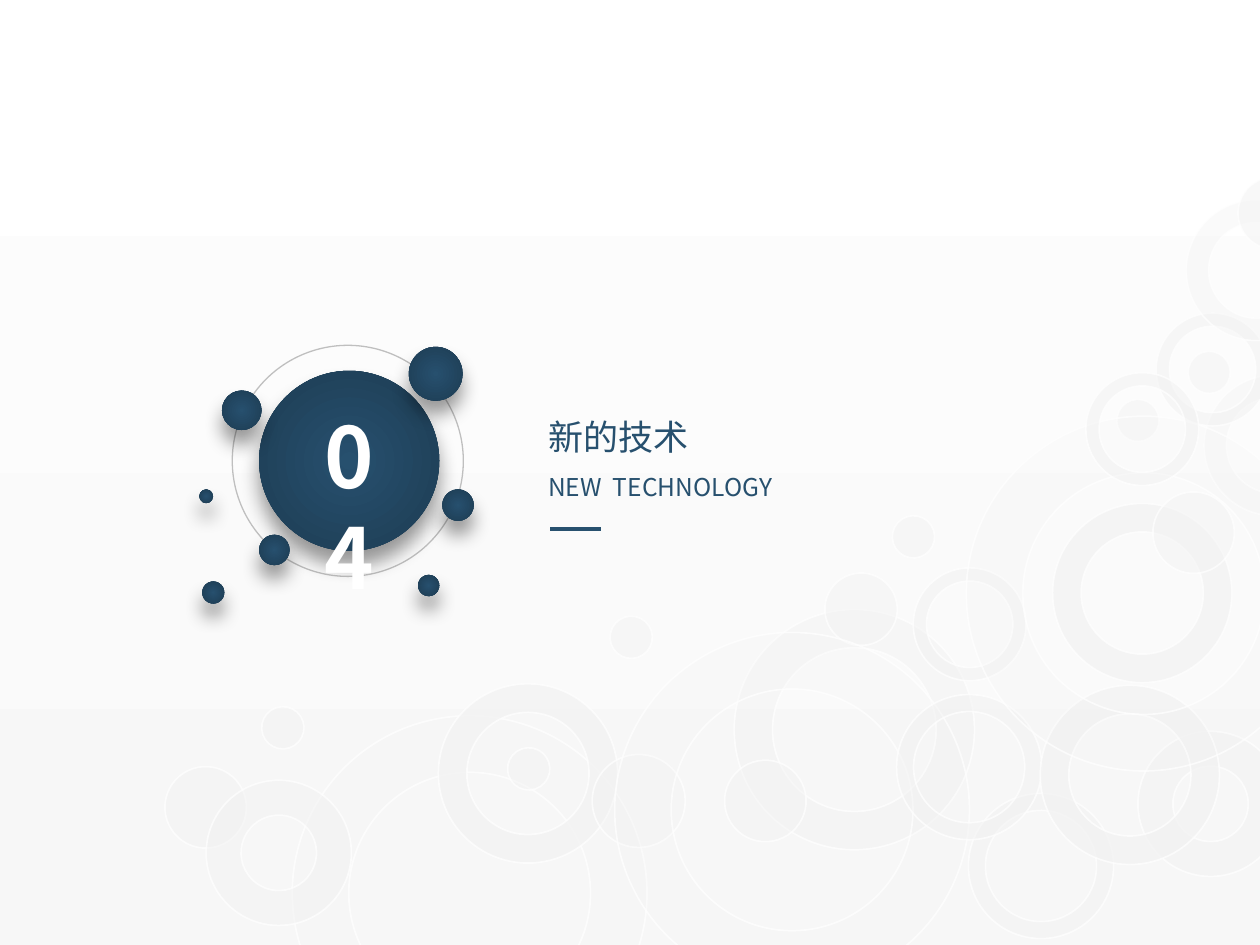
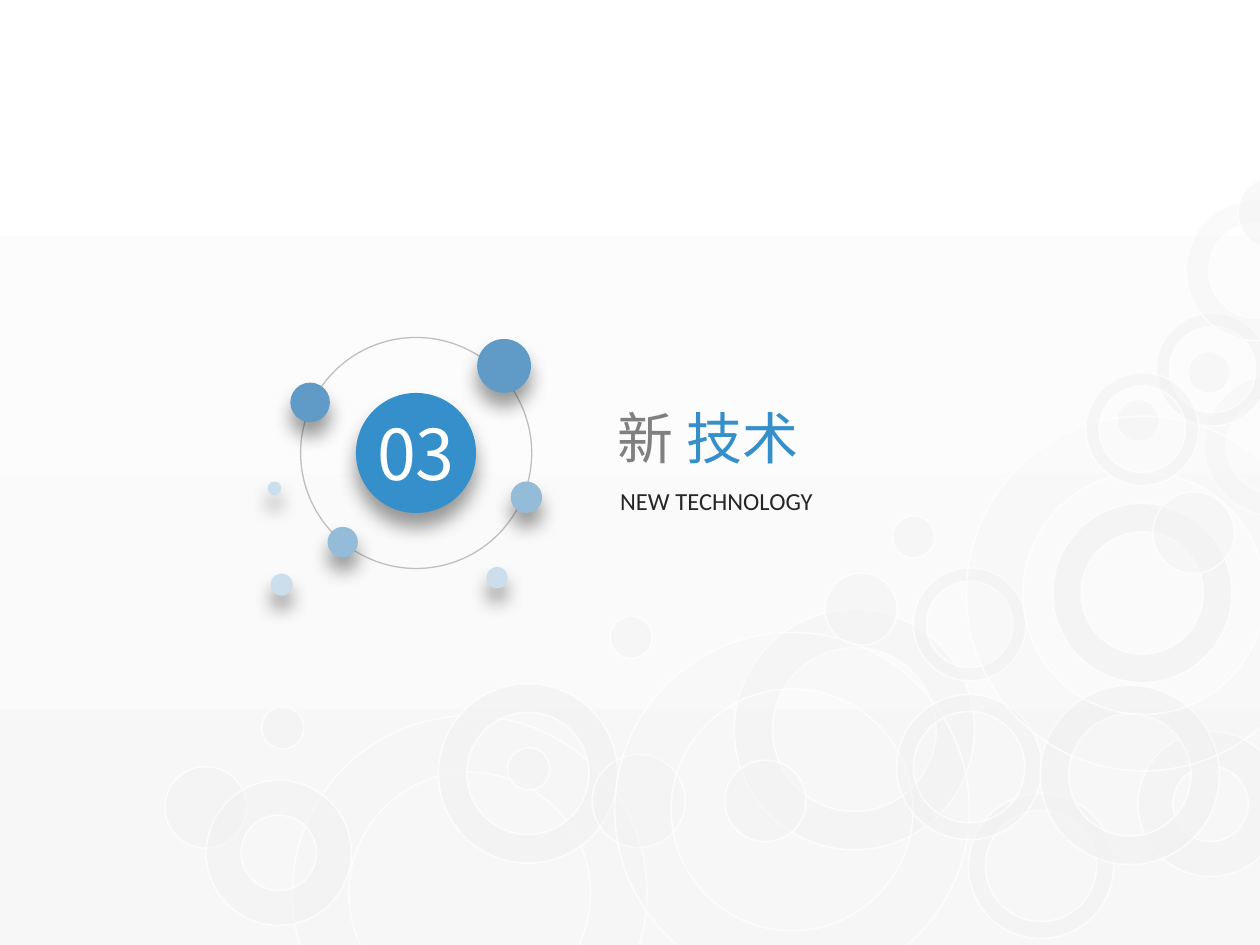
Before and after one commit to watermoonlx/presentation, a slide deck: slide 20 of [PO]PR Approval Control Panel.pptx (slide 19 before the commit). Drawn at 1260x945 pixels with LibreOffice and Linux fonts; fonts in the diff are those of the drawing. Boxes give left, top, right and bottom in pixels: in the first picture for what was removed or moved away, otherwise in the second. Text is boxed around its words. In the diff, an @@ line names an element or a change of style, - is before the commit and + after.

```diff
--- a/[PO]PR Approval Control Panel.pptx
+++ b/[PO]PR Approval Control Panel.pptx
@@ 3 ellipses: place and size @@
-3 ellipses at bbox=[232, 345, 462, 576]
+3 ellipses at bbox=[301, 338, 532, 568]
@@ ellipse at bbox=[478, 339, 532, 393]: fill gradient #27506E to #1D3C52 to #5F9BC6 @@
@@ ellipse at bbox=[290, 383, 329, 422]: fill gradient #27506E to #1D3C52 to #5F9BC6 @@
@@ text removed at bbox=[294, 399, 404, 514] @@
-04
@@ ellipse: place and size @@
-ellipse at bbox=[260, 370, 440, 551]
+ellipse at bbox=[355, 393, 475, 513]
@@ ellipse at bbox=[355, 393, 475, 513]: fill gradient #27506E to #1D3C52 to #358FCB @@
@@ text at bbox=[618, 412, 798, 464]: text changed; size 20 to 32 pt; text colour #27506E to #358FCB @@
-新的技术
+新 技术
@@ text added at bbox=[377, 428, 455, 481], 40 pt, text #FFFFFF @@
+03
@@ text "NEW TECHNOLOGY": place and size @@
-text "NEW TECHNOLOGY" at bbox=[548, 477, 772, 497]
+text "NEW TECHNOLOGY" at bbox=[620, 494, 812, 510]
@@ text "NEW TECHNOLOGY" at bbox=[620, 494, 812, 510]: font Noto Sans CJK SC to Calibri, text colour #27506E to #262626; line spacing 1 to 1.5 @@
@@ ellipse at bbox=[510, 481, 542, 513]: fill gradient #27506E to #1D3C52 to #94BCD9 @@
@@ ellipse at bbox=[328, 527, 358, 557]: fill gradient #27506E to #1D3C52 to #94BCD9 @@
@@ line removed from (551, 529) to (601, 529) @@
@@ 5 ellipses: place and size @@
-5 ellipses at bbox=[199, 391, 474, 604]
+5 ellipses at bbox=[267, 383, 542, 596]
@@ fill gradient #27506E to #1D3C52 to #CADEEC in 3 elements at bbox=[267, 481, 281, 495], bbox=[271, 573, 294, 596], bbox=[486, 567, 508, 588] @@
```
Also in this commit, not shown: 14 other slides changed, 12 slides added, 26 slides removed, 14 other files.
